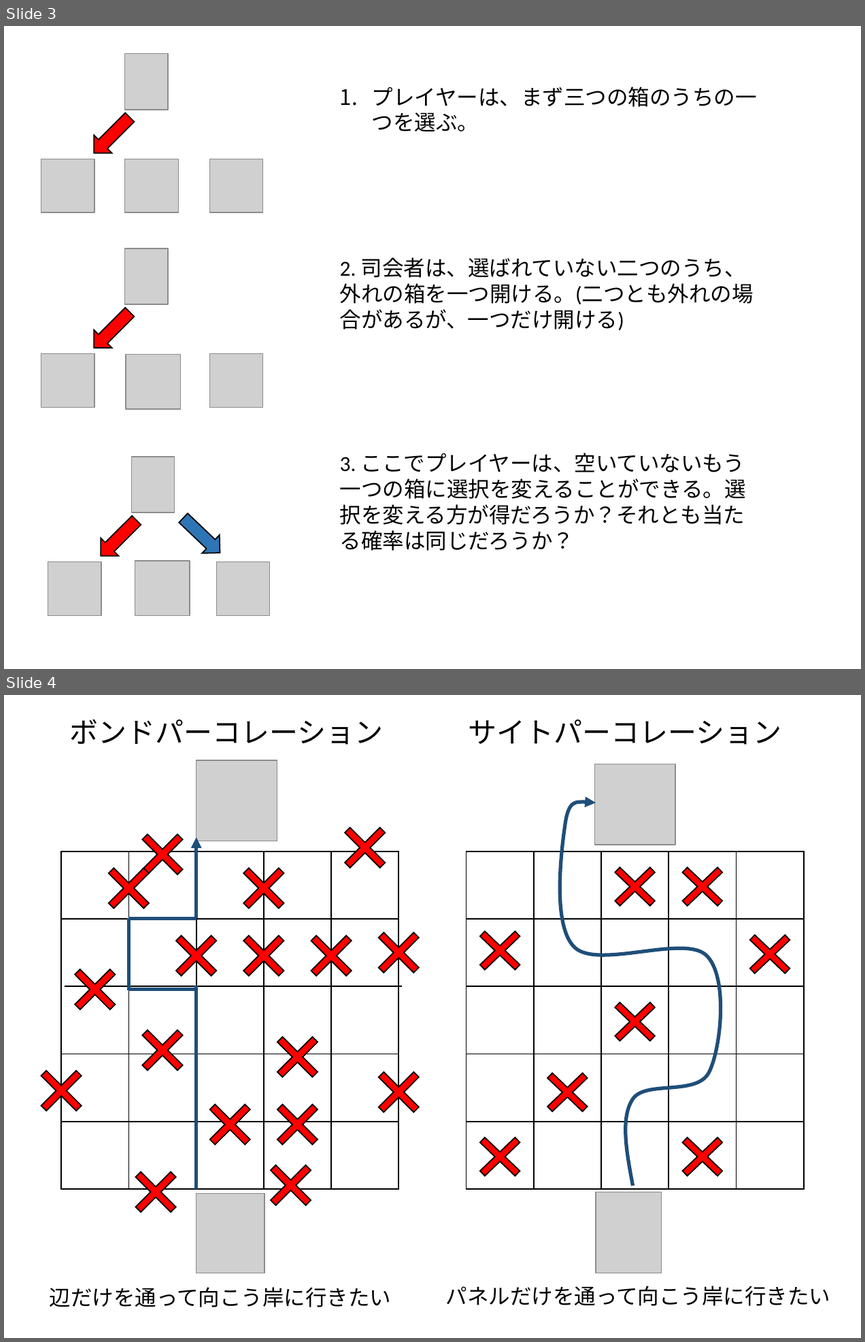
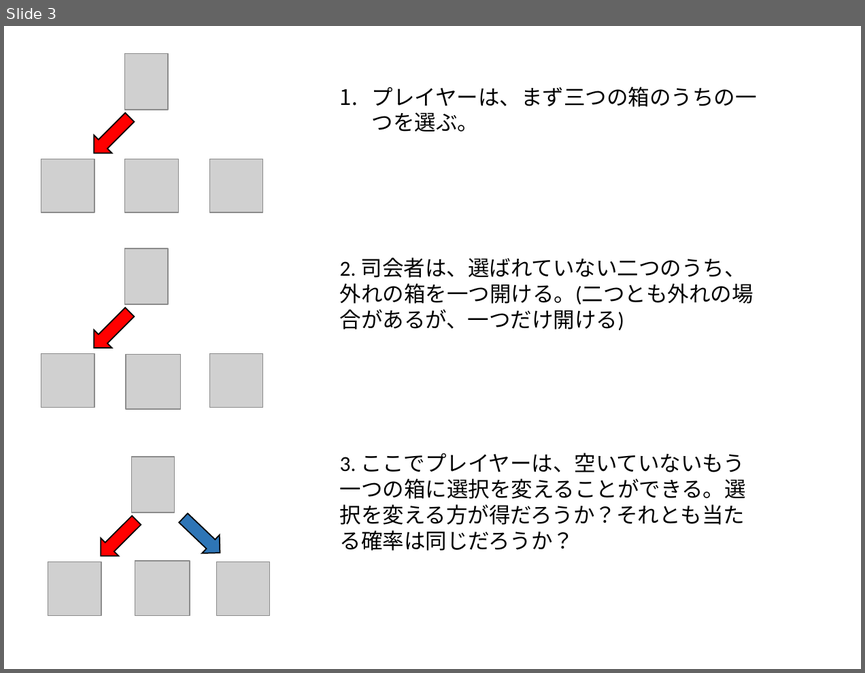
Before and after one commit to kaityo256/python_zero, a slide deck: random/fig/fig.pptx. Shown one above the other, each under a label of ours: slides 3 and 4 before the commit, slide 3 after it. The pictures are 865x1342 and 865x673 pixels, drawn with LibreOffice and Linux fonts; fonts in the diff are those of the drawing; grey boxes stand for pictures. Boxes give left, top, right and bottom in pixels: in the first picture for what was removed or moved away, otherwise in the second. Text is boxed around its words. In the diff, an @@ line names an element or a change of style, - is before the commit and + after.

```diff
--- a/random/fig/fig.pptx
+++ b/random/fig/fig.pptx
@@ slide 4 removed at (4, 695, 861, 1338), background #FFFFFF @@
@@ group removed at (28, 719, 804, 1272): 25 crosses, 20 lines, 4 pictures, 2 rectangles, 2 texts, 1 freeform shape, 1 arrow @@
-ボンドパーコレーション
-サイトパーコレーション
@@ text removed at (446, 1285, 830, 1306) @@
-パネルだけを通って向こう岸に行きたい
@@ text removed at (50, 1287, 391, 1307) @@
-辺だけを通って向こう岸に行きたい
```
Also in this commit, not shown: 3 slides added, 3 other files.
